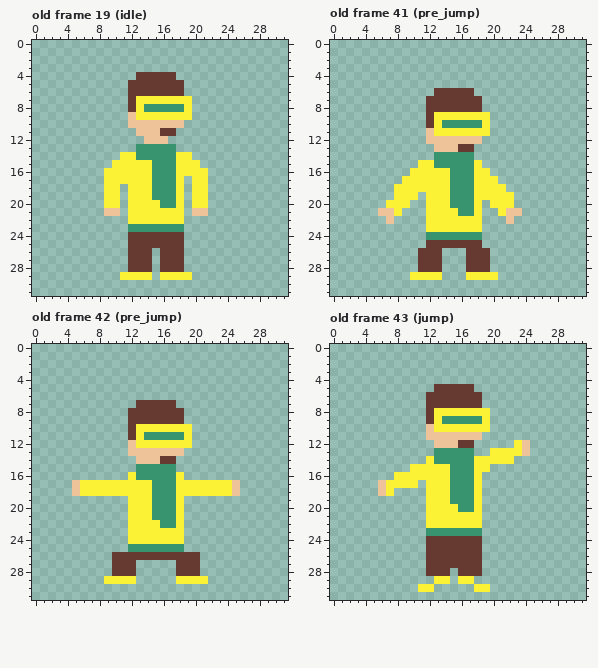
Two versions of one pixel-art file, assets/pictures/hero/hero.aseprite. The first picture shows the starting point.
32x32 pixels, 51 frames. Shown: old frame 19 (idle), old frame 41 (pre_jump), old frame 42 (pre_jump), old frame 43 (jump). The commit also changed other frames, which this record leaves out.
New version:
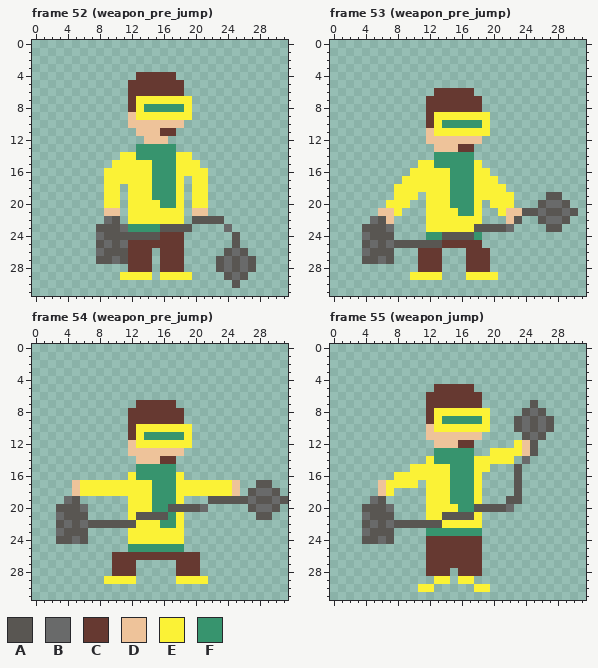
Palette (. is transparent): A #595652  B #696a6a  C #663931  D #eec39a  E #fbf236  F #37946e
A new or re-ordered frame is compared with the old frame closest to it.
Changes in this commit:
frames 51 -> 59
Frame 52 (weapon_pre_jump) is new; against old frame 19 (idle), layer "weapon":
The edit adds colour A in row 22 at x 10 and 20 to 23; in row 23 at x 8 to 10 and 19; in row 24 at x 9 to 11 and 25; in row 25 at x 8, 10 and 25; in row 26 at x 9 to 11, 24 and 26; in row 27 at x 8 to 9, 11, 23, 25 and 27.
The edit adds colour A in row 28 at x 23, 25 and 27; in row 29 at x 24 and 26; in row 30 at x 25.
Colour C gives way to colour A in row 24 at x 12 to 15.
Colour F gives way to colour A in row 23 at x 16 to 18.
The edit adds colour B in row 22 at x 9; in row 23 at x 11 and 24; in row 24 at x 8; in row 25 at x 9 and 11; in row 26 at x 8 and 25; in row 27 at x 10, 24 and 26.
The edit adds colour B in row 28 at x 24 and 26; in row 29 at x 25.
Frame 53 (weapon_pre_jump) is new; against old frame 41 (pre_jump), layer "weapon":
The edit adds colour A in row 19 at x 27 to 28; in row 20 at x 26 and 29; in row 21 at x 24 to 25, 27 to 28 and 30; in row 22 at x 6, 23, 26 and 29; in row 23 at x 4 to 6, 19 to 21 and 27 to 28; in row 24 at x 5 to 7.
The edit adds colour A in row 25 at x 4, 6 and 8 to 11; in row 26 at x 5 to 7; in row 27 at x 4 to 5 and 7.
Colour C gives way to colour A in row 25 at x 12 to 13.
Colour E gives way to colour A in row 23 at x 18.
Colour F gives way to colour A in row 24 at x 14 to 17.
The edit adds colour B in row 20 at x 27 to 28; in row 21 at x 26 and 29; in row 22 at x 5 and 27 to 28; in row 23 at x 7 and 22; in row 24 at x 4; in row 25 at x 5 and 7.
The edit adds colour B in row 26 at x 4; in row 27 at x 6.
Frame 54 (weapon_pre_jump) is new; against old frame 42 (pre_jump), layer "weapon":
The edit adds colour A in row 17 at x 28 to 29; in row 18 at x 27 and 30; in row 19 at x 5, 22 to 26, 28 to 29 and 31; in row 20 at x 3 to 5, 19 to 20, 27 and 30; in row 21 at x 4 to 6 and 28 to 29; in row 22 at x 3, 5 and 7 to 11.
The edit adds colour A in row 23 at x 4 to 6; in row 24 at x 3 to 4 and 6.
Colour E gives way to colour A in row 20 at x 18; in row 21 at x 13 to 14; in row 22 at x 12.
Colour F gives way to colour A in row 20 at x 17; in row 21 at x 15 to 16.
The edit adds colour B in row 18 at x 28 to 29; in row 19 at x 4, 27 and 30; in row 20 at x 6, 21 and 28 to 29; in row 21 at x 3; in row 22 at x 4 and 6; in row 23 at x 3.
The edit adds colour B in row 24 at x 5.
Frame 55 (weapon_jump) is new; against old frame 43 (jump), layer "weapon":
The edit adds colour A in row 7 at x 25; in row 8 at x 24 and 26; in rows 9 to 10 at x 23, 25 and 27; in row 11 at x 24 and 26; in rows 12 to 13 at x 25; in rows 15 to 18 at x 23.
The edit adds colour A in row 19 at x 6 and 22 to 23; in row 20 at x 4 to 6 and 19 to 21; in row 21 at x 5 to 7; in row 22 at x 4, 6 and 8 to 11; in row 23 at x 5 to 7; in row 24 at x 4 to 5 and 7.
Colour E gives way to colour A in row 20 at x 18; in row 21 at x 14 to 17; in row 22 at x 12 to 13.
The edit adds colour B in row 8 at x 25; in rows 9 to 10 at x 24 and 26; in row 11 at x 25; in row 14 at x 24; in row 19 at x 5; in row 20 at x 7 and 22.
The edit adds colour B in row 21 at x 4; in row 22 at x 5 and 7; in row 23 at x 4; in row 24 at x 6.
